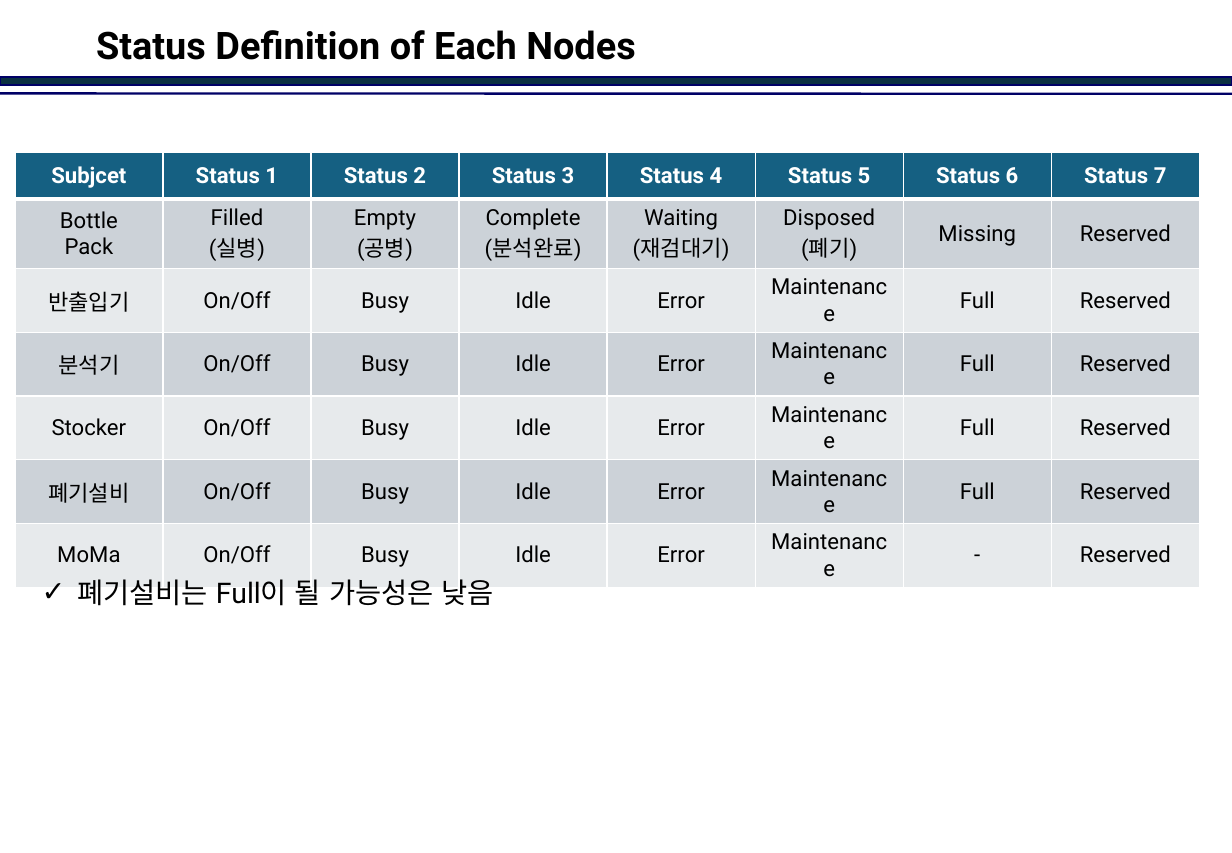
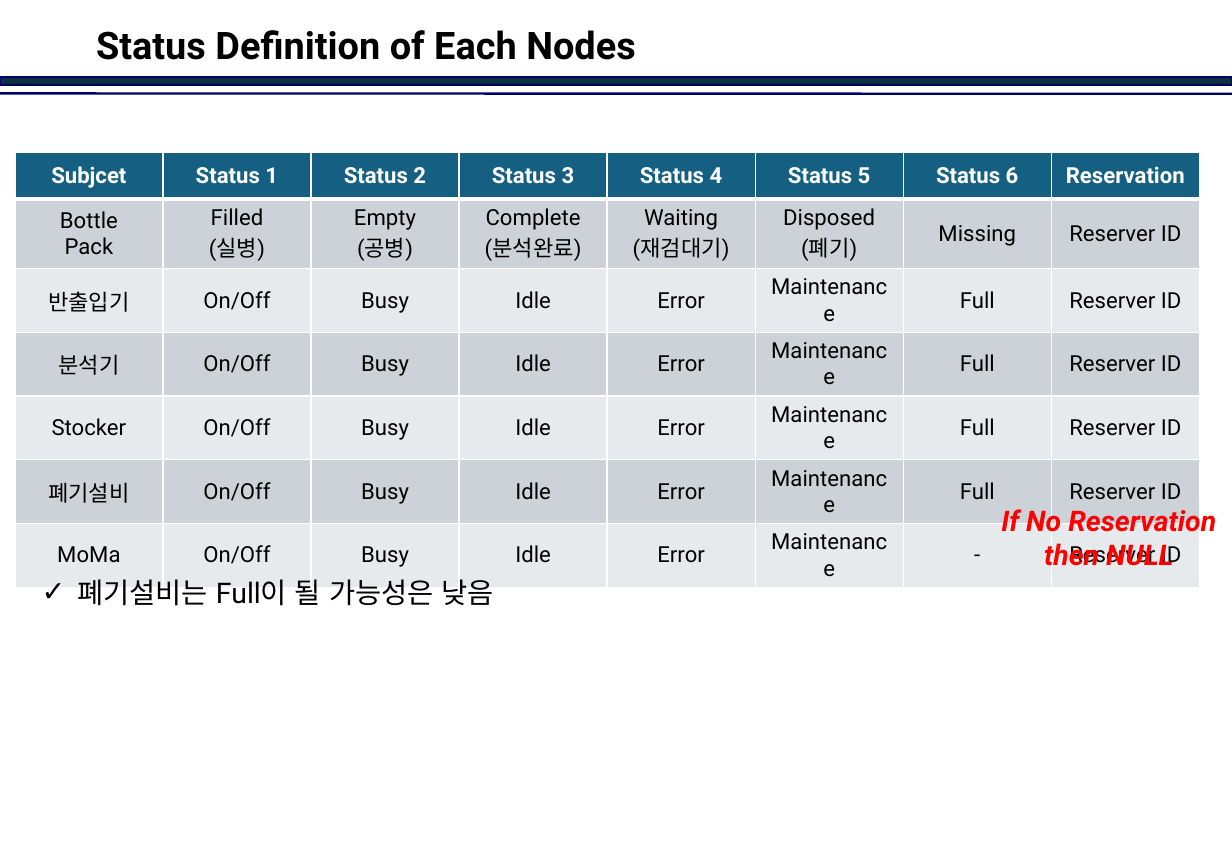
Before and after one commit to jinkabpark/SamickThk_Analysis, a slide deck: slide 3 of 허종원/Process and Status.pptx. Drawn at 1232x853 pixels with LibreOffice and Linux fonts; fonts in the diff are those of the drawing; background and template pictures are left out. Boxes give left, top, right and bottom in pixels: in the first picture for what was removed or moved away, otherwise in the second. Text is boxed around its words. In the diff, an @@ line names an element or a change of style, - is before the commit and + after.

```diff
--- a/허종원/Process and Status.pptx
+++ b/허종원/Process and Status.pptx
@@ table at (x1=15, y1=152, x2=1198, y2=571) @@
-row 1, column 8: Status 7
+row 1, column 8: Reservation
-row 2, column 8: Reserved
+row 2, column 8: Reserver ID
-row 3, column 8: Reserved
+row 3, column 8: Reserver ID
-row 4, column 8: Reserved
+row 4, column 8: Reserver ID
-row 5, column 8: Reserved
+row 5, column 8: Reserver ID
-row 6, column 8: Reserved
+row 6, column 8: Reserver ID
-row 7, column 8: Reserved
+row 7, column 8: Reserver ID
@@ text added at (x1=1001, y1=505, x2=1216, y2=566), 18 pt, text #FF0000, bold, italic @@
+If No Reservation
+then NULL
```
